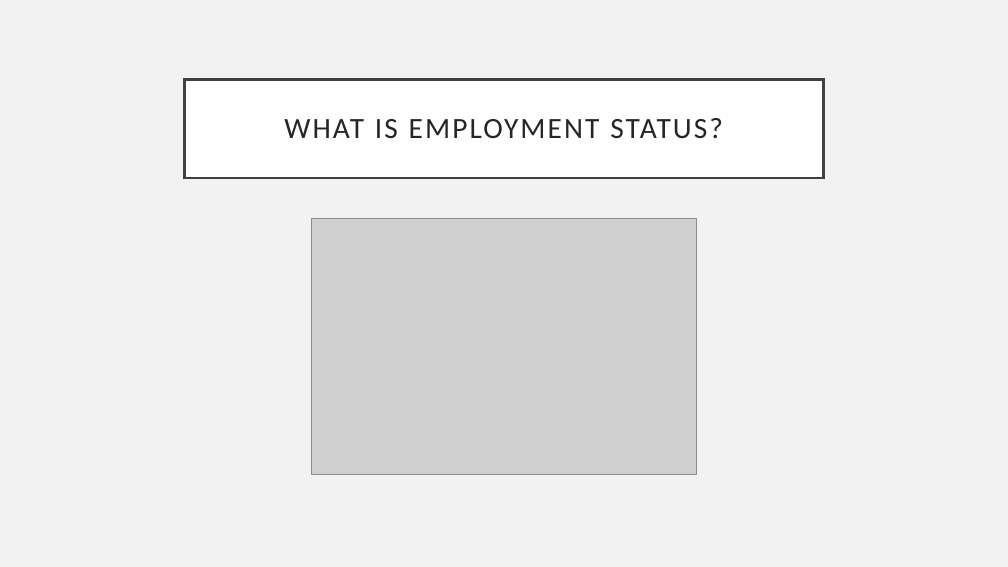
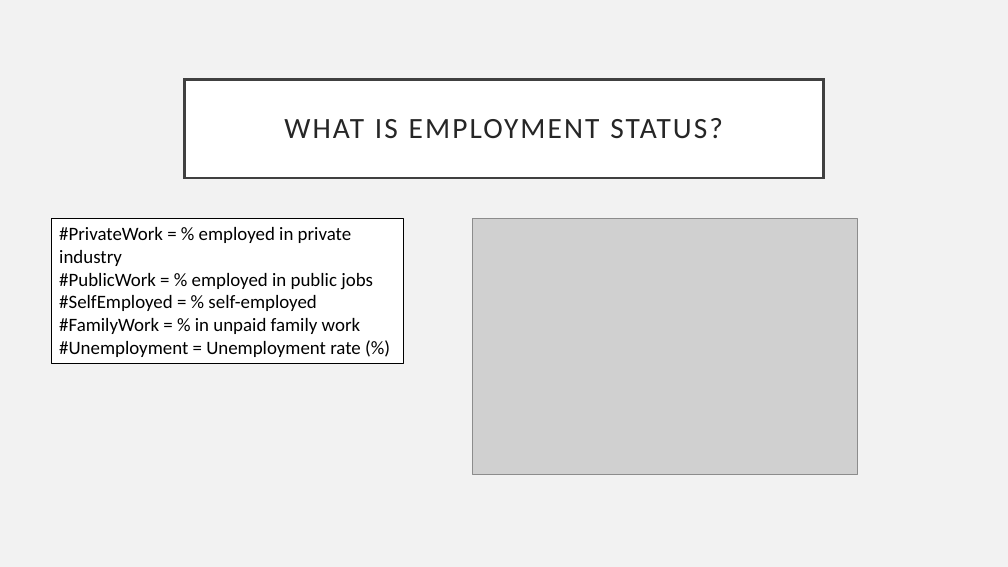
Before and after one commit to harryli99/BootCamp-Project1, a slide deck: slide 7 of Group_Project8/ProjectPpt_pooja.pptx. Drawn at 1008x567 pixels with LibreOffice and Linux fonts; fonts in the diff are those of the drawing; grey boxes stand for pictures. Boxes give left, top, right and bottom in pixels: in the first picture for what was removed or moved away, otherwise in the second. Text is boxed around its words. In the diff, an @@ line names an element or a change of style, - is before the commit and + after.

```diff
--- a/Group_Project8/ProjectPpt_pooja.pptx
+++ b/Group_Project8/ProjectPpt_pooja.pptx
@@ rectangle added at box(52, 219, 404, 364), fill #FFFFFF, outline #000000 1 pt, 18 pt, text #000000 @@
+#PrivateWork = % employed in private industry
+#PublicWork = % employed in public jobs
+#SelfEmployed = % self-employed
+#FamilyWork = % in unpaid family work
+#Unemployment = Unemployment rate (%)
@@ picture removed at box(312, 219, 696, 475) @@
@@ picture added at box(473, 219, 858, 475) @@
```
Also in this commit, not shown: 2 other slides changed, 1 other file.
